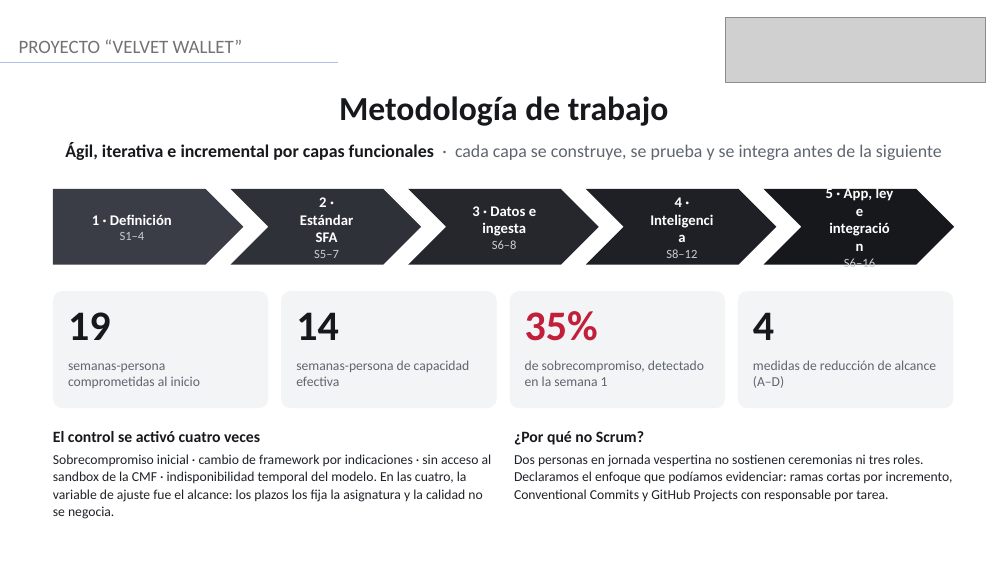
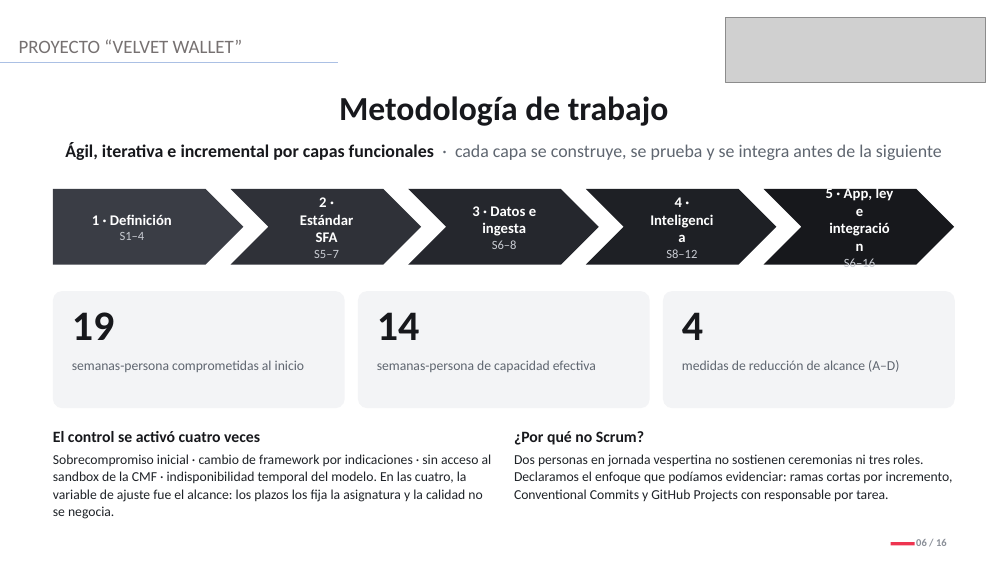
Before and after one commit to JossPa/VelvetWallet, a slide deck: slide 6 of Fase 3/Evidencias_Grupales/Presentación Final del proyecto (Español).pptx. Drawn at 1008x567 pixels with LibreOffice and Linux fonts; fonts in the diff are those of the drawing; grey boxes stand for pictures. Boxes give left, top, right and bottom in pixels: in the first picture for what was removed or moved away, otherwise in the second. Text is boxed around its words. In the diff, an @@ line names an element or a change of style, - is before the commit and + after.

Commit message:
docs(fase3): presentacion para el examen final
Aplica la retroalimentacion del 16-nov: objetivos en orden, sin destacar el sobrecompromiso, demo con el dashboard por mes y categoria y con el asistente, y cifras al dia (352 pruebas). Incorpora la mascota y la app en un marco de telefono, con indicador de avance en cada lamina.

```diff
--- a/Fase 3/Evidencias_Grupales/Presentación Final del proyecto (Español).pptx
+++ b/Fase 3/Evidencias_Grupales/Presentación Final del proyecto (Español).pptx
@@ rounded rectangle: place and size @@
-rounded rectangle at (53, 291, 268, 408)
+rounded rectangle at (53, 291, 345, 408)
@@ text "19": place and size @@
-text "19" at (68, 312, 111, 340)
+text "19" at (72, 312, 115, 340)
@@ rounded rectangle: place and size @@
-rounded rectangle at (281, 291, 497, 408)
+rounded rectangle at (358, 291, 650, 408)
@@ text "14": place and size @@
-text "14" at (296, 312, 339, 340)
+text "14" at (377, 312, 420, 340)
@@ rounded rectangle removed at (510, 291, 725, 408) @@
@@ rounded rectangle: place and size @@
-rounded rectangle at (738, 291, 954, 408)
+rounded rectangle at (663, 291, 955, 408)
@@ text "4": place and size @@
-text "4" at (753, 312, 774, 340)
+text "4" at (682, 312, 703, 340)
@@ text removed at (525, 311, 598, 341) @@
-35%
@@ text "semanas-persona comprometidas al inicio" rewrapped from (68, 363, 200, 388) to (72, 360, 304, 372) @@
@@ text "semanas-persona de capacidad efectiva" rewrapped from (296, 360, 470, 386) to (377, 360, 596, 372) @@
@@ text "medidas de reducción de alcance ..." rewrapped from (753, 360, 937, 388) to (682, 360, 899, 372) @@
@@ text removed at (525, 360, 704, 386) @@
-de sobrecompromiso, detectado en la semana 1
@@ text added at (916, 539, 947, 546), 10 pt, text #8A8F98, bold @@
+06 / 16
@@ rectangle added at (891, 542, 915, 545), fill #EE3450 @@
```
Also in this commit, not shown: 15 other slides changed.
